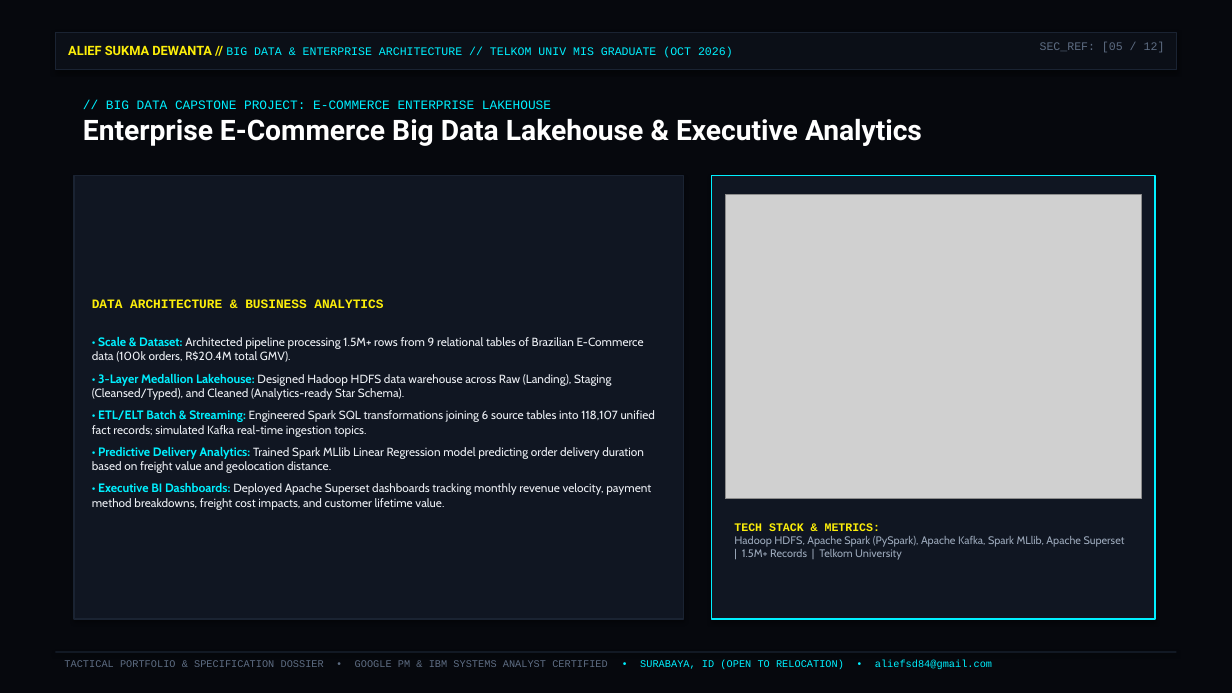
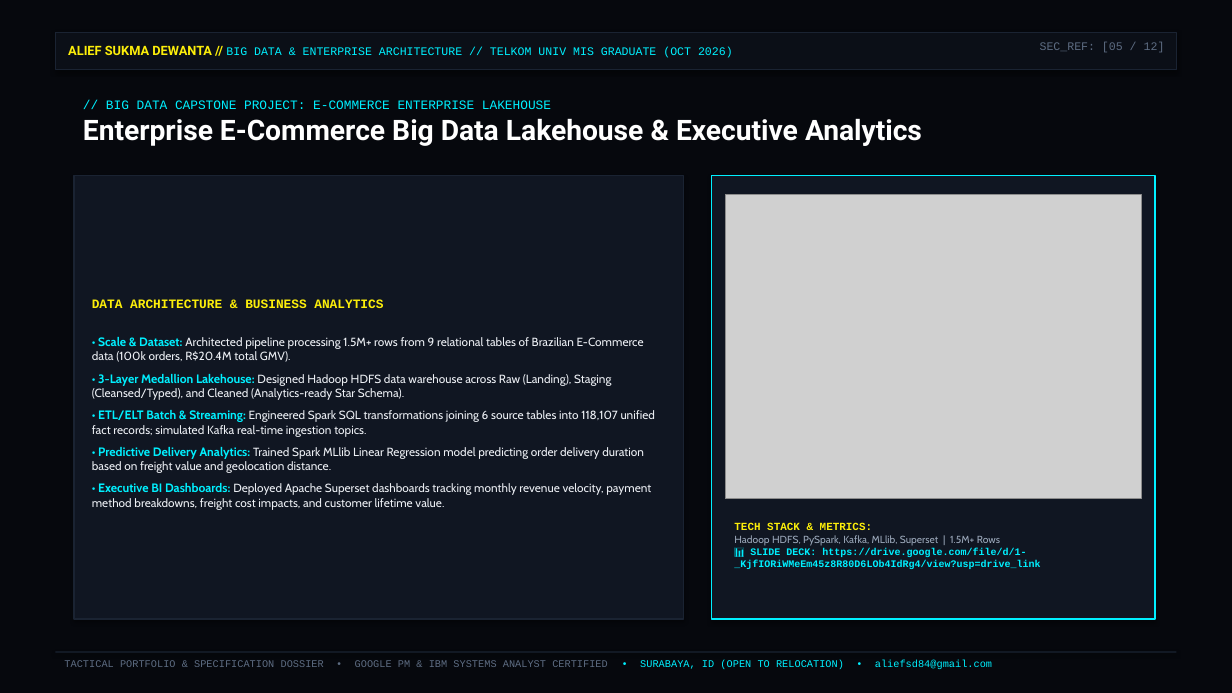
Before and after one commit to Yaboialip/Portfolio-Web-, a slide deck: slide 5 of assets/Alief_Sukma_Dewanta_Portfolio.pptx. Drawn at 1232x693 pixels with LibreOffice and Linux fonts; fonts in the diff are those of the drawing; grey boxes stand for pictures. Boxes give left, top, right and bottom in pixels: in the first picture for what was removed or moved away, otherwise in the second. Text is boxed around its words. In the diff, an @@ line names an element or a change of style, - is before the commit and + after.

```diff
--- a/assets/Alief_Sukma_Dewanta_Portfolio.pptx
+++ b/assets/Alief_Sukma_Dewanta_Portfolio.pptx
@@ text at <box>734,523,1040,569</box>: text changed; size 8.5 to 7.8 pt; font Cabin to Courier New; text colour #9BA8BA to #00F0FF; bold on @@
-TECH STACK & METRICS:
-Hadoop HDFS, Apache Spark (PySpark), Apache Kafka, Spark MLlib, Apache Superset | 1.5M+ Records | Telkom University
+TECH STACK & METRICS:
+Hadoop HDFS, PySpark, Kafka, MLlib, Superset | 1.5M+ Rows
+📊 SLIDE DECK: https://drive.google.com/file/d/1-_KjfIORiWMeEm45z8R80D6LOb4IdRg4/view?usp=drive_link
```
Also in this commit, not shown: 3 other slides changed, 4 other files.
